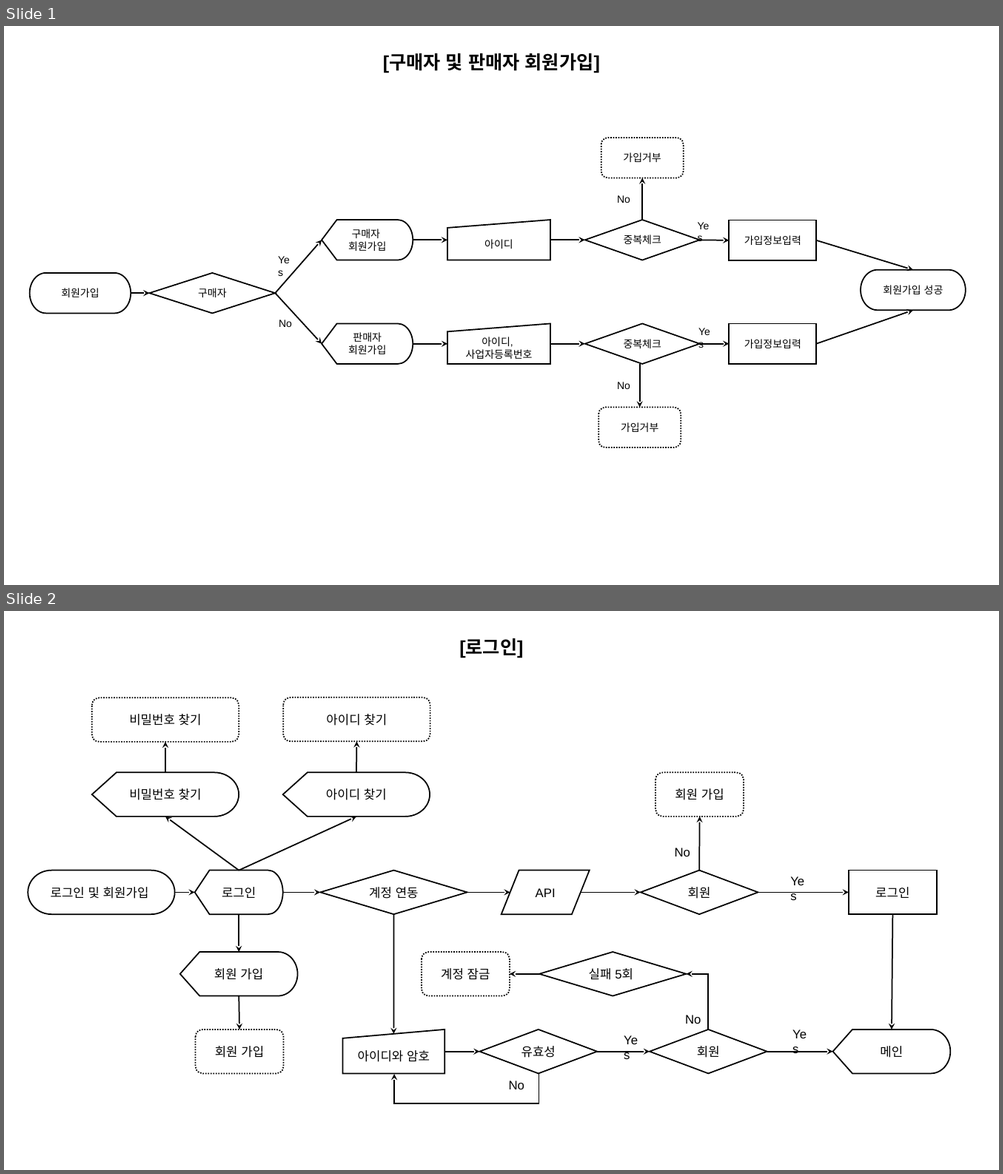
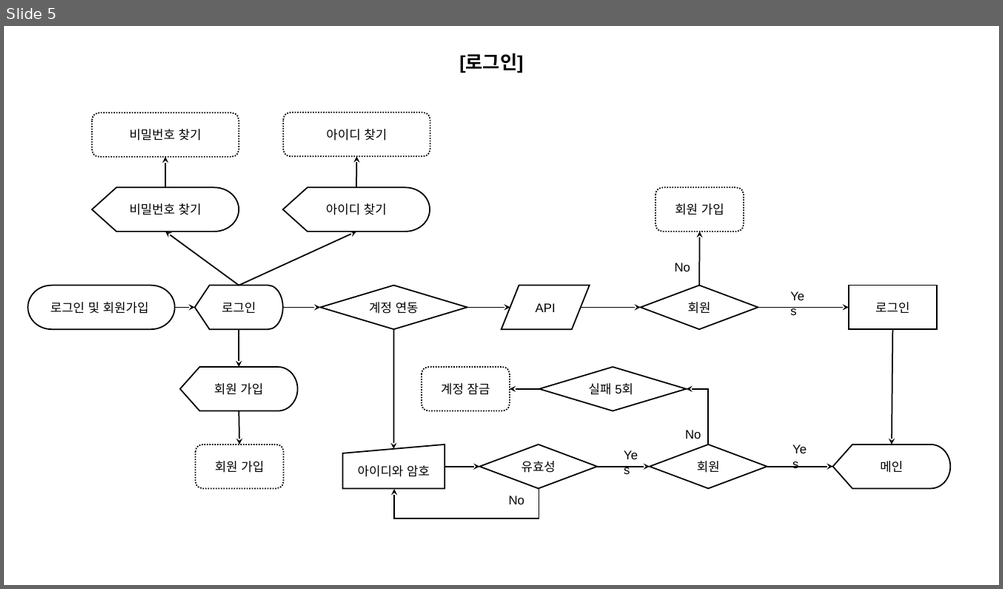
Before and after one commit to PARKJAEGWON/ecommerce7th, a slide deck: resource/01.기능/02.[Uranus]프로세스.pptx. Shown one above the other, each under a label of ours: slides 1 and 2 before the commit, slide 5 after it. The pictures are 1003x1174 and 1003x589 pixels, drawn with LibreOffice and Linux fonts; fonts in the diff are those of the drawing. Boxes give left, top, right and bottom in pixels: in the first picture for what was removed or moved away, otherwise in the second. Text is boxed around its words. In the diff, an @@ line names an element or a change of style, - is before the commit and + after.

```diff
--- a/resource/01.기능/02.[Uranus]프로세스.pptx
+++ b/resource/01.기능/02.[Uranus]프로세스.pptx
@@ slide 1 removed at bbox=[4, 26, 999, 585], background #FFFFFF @@
@@ text removed at bbox=[383, 53, 600, 73] @@
-[구매자 및 판매자 회원가입]
@@ rounded rectangle removed at bbox=[601, 138, 683, 178] @@
-가입거부
@@ arrow removed from (642, 220) to (642, 178) @@
@@ text removed at bbox=[617, 195, 630, 203] @@
-No
@@ flow chart display removed at bbox=[322, 220, 413, 261] @@
-구매자
-회원가입
@@ flow chart manual input removed at bbox=[447, 220, 550, 261] @@
-아이디
@@ diamond removed at bbox=[585, 220, 700, 261] @@
-중복체크
@@ text removed at bbox=[690, 215, 721, 235] @@
-Yes
@@ rectangle removed at bbox=[729, 220, 817, 261] @@
-가입정보입력
@@ arrow removed from (275, 293) to (322, 240) @@
@@ arrow removed from (413, 240) to (447, 240) @@
@@ arrow removed from (550, 240) to (585, 240) @@
@@ arrow removed from (700, 240) to (729, 241) @@
@@ arrow removed from (817, 241) to (913, 270) @@
@@ text removed at bbox=[270, 249, 301, 270] @@
-Yes
@@ pill shape removed at bbox=[29, 273, 131, 313] @@
-회원가입
@@ diamond removed at bbox=[150, 273, 276, 313] @@
-구매자
@@ pill shape removed at bbox=[860, 270, 966, 310] @@
-회원가입 성공
@@ arrow removed from (131, 293) to (150, 293) @@
@@ arrow removed from (275, 293) to (322, 344) @@
@@ arrow removed from (817, 344) to (913, 310) @@
@@ text removed at bbox=[279, 320, 292, 327] @@
-No
@@ flow chart display removed at bbox=[322, 323, 413, 364] @@
-판매자
-회원가입
@@ flow chart manual input removed at bbox=[447, 323, 550, 364] @@
-아이디,
-사업자등록번호
@@ diamond removed at bbox=[585, 323, 700, 364] @@
-중복체크
@@ text removed at bbox=[691, 321, 723, 341] @@
-Yes
@@ rectangle removed at bbox=[729, 323, 817, 364] @@
-가입정보입력
@@ arrow removed from (413, 344) to (447, 344) @@
@@ arrow removed from (550, 344) to (585, 344) @@
@@ arrow removed from (700, 344) to (729, 344) @@
@@ arrow removed from (640, 364) to (640, 408) @@
@@ text removed at bbox=[617, 382, 630, 389] @@
-No
@@ rounded rectangle removed at bbox=[599, 408, 680, 449] @@
-가입거부
@@ what was slide 2 is now slide 5 @@
```
Also in this commit, not shown: 4 slides added.
